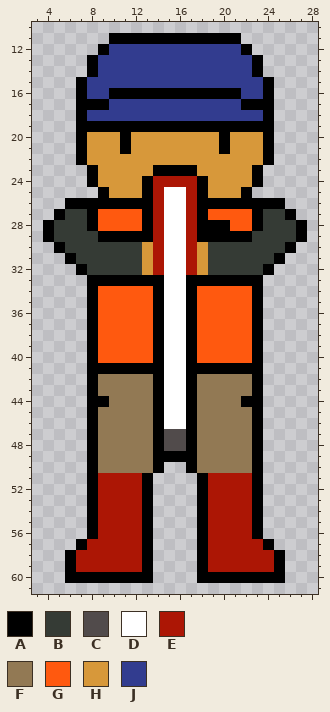
Two states of a pixel-art sprite, Assets/ogino/Sprite/HardFishing.png. The first picture shows the starting point.
Shown: x 3..28, y 10..61.
Palette (. is transparent): A #000000  B #353b35  C #514b4b  D #ffffff  E #ac1605  F #927954  G #ff590f  H #d7983a  J #323c8f
Pixels before, first column x 4:
11 ......AAAAAAAAAAAA......
12 .....AJJJJJJJJJJJJA.....
13 ....AJJJJJJJJJJJJJJA....
14 ....AJJJJJJJJJJJJJJA....
15 ...AJJJJJJJJJJJJJJJJA...
16 ...AJJAAAAAAAAAAAAJJA...
17 ...AAAJJJJJJJJJJJJAAA...
18 ...AJJJJJJJJJJJJJJJJA...
19 ...AAAAAAAAAAAAAAAAAA...
20 ...AHHHAHHHHHHHHAHHHA...
21 ...AHHHAHHHHHHHHAHHHA...
22 ...AHHHHHHHHHHHHHHHHA...
23 ....AHHHHHAAAAHHHHHA....
24 ....AHHHHAEEEEAHHHHA....
25 .....AHHHAEDDEAHHHA.....
26 ..AAAAAAAAEDDEAAAAAAAA..
27 .ABBAGGGGAEDDEAGGGGABBA.
28 ABBBAGGGGAEDDEAAAGGABBBA
29 ABBBBAAAAAEDDEAAAAABBBBA
30 .ABBBBBBBHEDDEHBBBBBBBA.
31 ..ABBBBBBHEDDEHBBBBBBA..
32 ...ABBBBBHEDDEHBBBBBA...
33 ....AAAAAAADDAAAAAAA....
34 ....AGGGGGADDAGGGGGA....
35 ....AGGGGGADDAGGGGGA....
36 ....AGGGGGADDAGGGGGA....
37 ....AGGGGGADDAGGGGGA....
38 ....AGGGGGADDAGGGGGA....
39 ....AGGGGGADDAGGGGGA....
40 ....AGGGGGADDAGGGGGA....
41 ....AAAAAAADDAAAAAAA....
42 ....AFFFFFADDAFFFFFA....
43 ....AFFFFFADDAFFFFFA....
44 ....AAFFFFADDAFFFFAA....
45 ....AFFFFFADDAFFFFFA....
46 ....AFFFFFADDAFFFFFA....
47 ....AFFFFFACCAFFFFFA....
48 ....AFFFFFACCAFFFFFA....
49 ....AFFFFFAAAAFFFFFA....
50 ....AFFFFFA..AFFFFFA....
51 ....AEEEEA....AEEEEA....
52 ....AEEEEA....AEEEEA....
53 ....AEEEEA....AEEEEA....
54 ....AEEEEA....AEEEEA....
55 ....AEEEEA....AEEEEA....
56 ....AEEEEA....AEEEEA....
57 ...AEEEEEA....AEEEEEA...
58 ..AEEEEEEA....AEEEEEEA..
59 ..AEEEEEEA....AEEEEEEA..
60 ..AAAAAAAA....AAAAAAAA..
The same view after the edit:
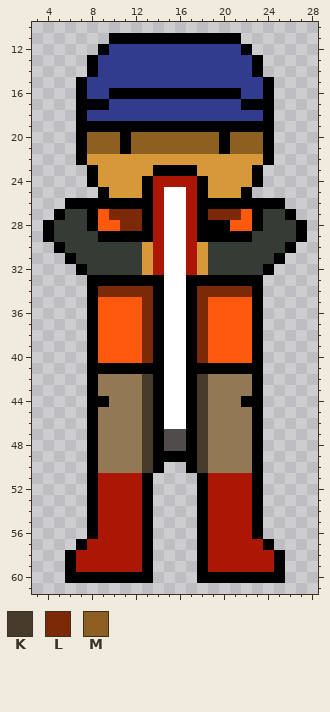
Colours new in this view: K #463b2b  L #7c2907  M #8b6021
The exact change:
{"change": "file 32x64 -> 512x1024 pixels (blocks of 1x1 -> 16x16; one block is one cell here)"}
{"y":20,"x":8,"old":"HHH","new":"MMM"}
{"y":20,"x":12,"old":"HHHHHHHH","new":"MMMMMMMM"}
{"y":20,"x":21,"old":"HHH","new":"MMM"}
{"y":21,"x":8,"old":"HHH","new":"MMM"}
{"y":21,"x":12,"old":"HHHHHHHH","new":"MMMMMMMM"}
{"y":21,"x":21,"old":"HHH","new":"MMM"}
{"y":27,"x":10,"old":"GGG","new":"LLL"}
{"y":27,"x":19,"old":"GGG","new":"LLL"}
{"y":28,"x":11,"old":"GG","new":"LL"}
{"y":34,"x":9,"old":"GGGGG","new":"LLLLL"}
{"y":34,"x":18,"old":"GGGGG","new":"LLLLL"}
{"y":35,"x":13,"old":"G","new":"L"}
{"y":35,"x":18,"old":"G","new":"L"}
{"y":36,"x":13,"old":"G","new":"L"}
{"y":36,"x":18,"old":"G","new":"L"}
{"y":37,"x":13,"old":"G","new":"L"}
{"y":37,"x":18,"old":"G","new":"L"}
{"y":38,"x":13,"old":"G","new":"L"}
{"y":38,"x":18,"old":"G","new":"L"}
{"y":39,"x":13,"old":"G","new":"L"}
{"y":39,"x":18,"old":"G","new":"L"}
{"y":40,"x":13,"old":"G","new":"L"}
{"y":40,"x":18,"old":"G","new":"L"}
{"y":42,"x":13,"old":"F","new":"K"}
{"y":42,"x":18,"old":"F","new":"K"}
{"y":43,"x":13,"old":"F","new":"K"}
{"y":43,"x":18,"old":"F","new":"K"}
{"y":44,"x":13,"old":"F","new":"K"}
{"y":44,"x":18,"old":"F","new":"K"}
{"y":45,"x":13,"old":"F","new":"K"}
{"y":45,"x":18,"old":"F","new":"K"}
{"y":46,"x":13,"old":"F","new":"K"}
{"y":46,"x":18,"old":"F","new":"K"}
{"y":47,"x":13,"old":"F","new":"K"}
{"y":47,"x":18,"old":"F","new":"K"}
{"y":48,"x":13,"old":"F","new":"K"}
{"y":48,"x":18,"old":"F","new":"K"}
{"y":49,"x":13,"old":"F","new":"K"}
{"y":49,"x":18,"old":"F","new":"K"}
{"y":50,"x":13,"old":"F","new":"K"}
{"y":50,"x":18,"old":"F","new":"K"}
{"label":"changed","picture_box":[87,132,263,154]}
{"label":"changed","picture_box":[109,209,142,231]}
{"label":"changed","picture_box":[208,209,241,220]}
{"label":"changed","picture_box":[98,286,153,473]}
{"label":"changed","picture_box":[197,286,252,473]}
